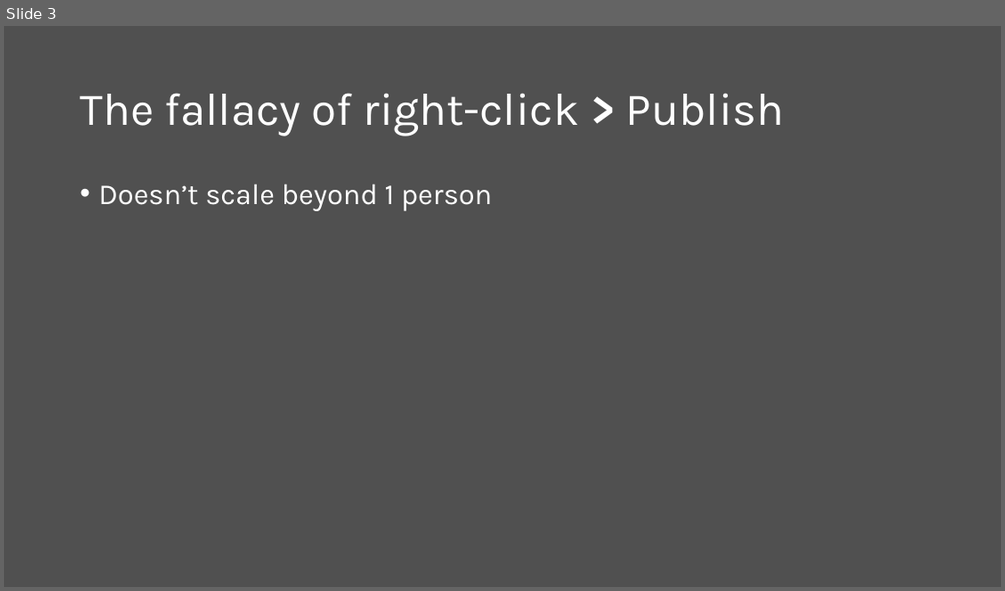
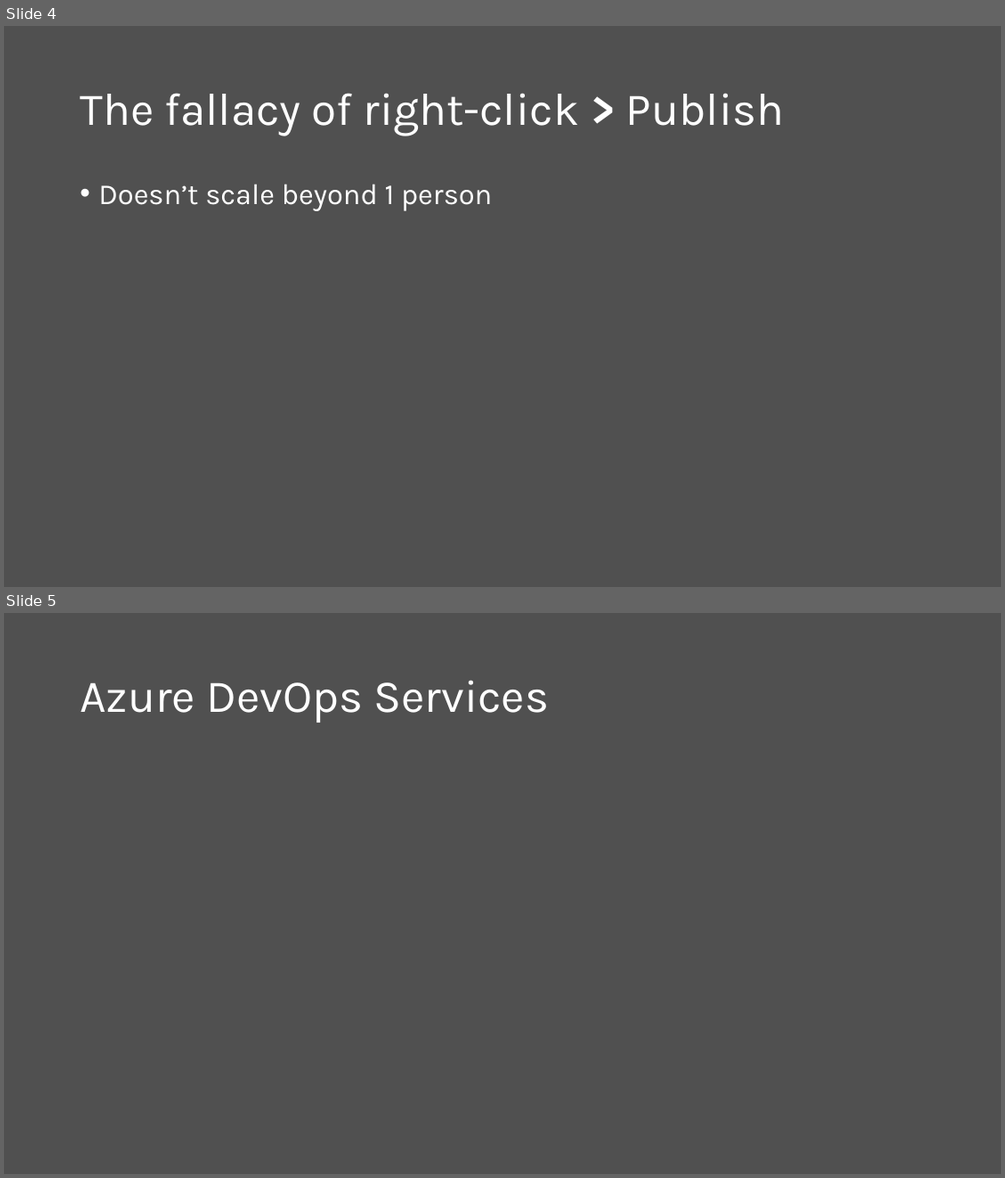
Before and after one commit to scottaddie/slide-decks, a slide deck: DevOps in the Cloud.pptx. Shown one above the other, each under a label of ours: slide 3 before the commit, slides 4 and 5 after it. The pictures are 1005x591 and 1005x1178 pixels, drawn with LibreOffice and Linux fonts; fonts in the diff are those of the drawing. Boxes give left, top, right and bottom in pixels: in the first picture for what was removed or moved away, otherwise in the second. Text is boxed around its words. In the diff, an @@ line names an element or a change of style, - is before the commit and + after.

```diff
--- a/DevOps in the Cloud.pptx
+++ b/DevOps in the Cloud.pptx
@@ slide 5 added at box(4, 613, 1001, 1174), background #505050 @@
@@ title added at box(80, 680, 549, 722), 44 pt, text #FFFFFF @@
+Azure DevOps Services
@@ what was slide 3 is now slide 4 @@
```
Also in this commit, not shown: 1 slide changed, 1 other slide added.
